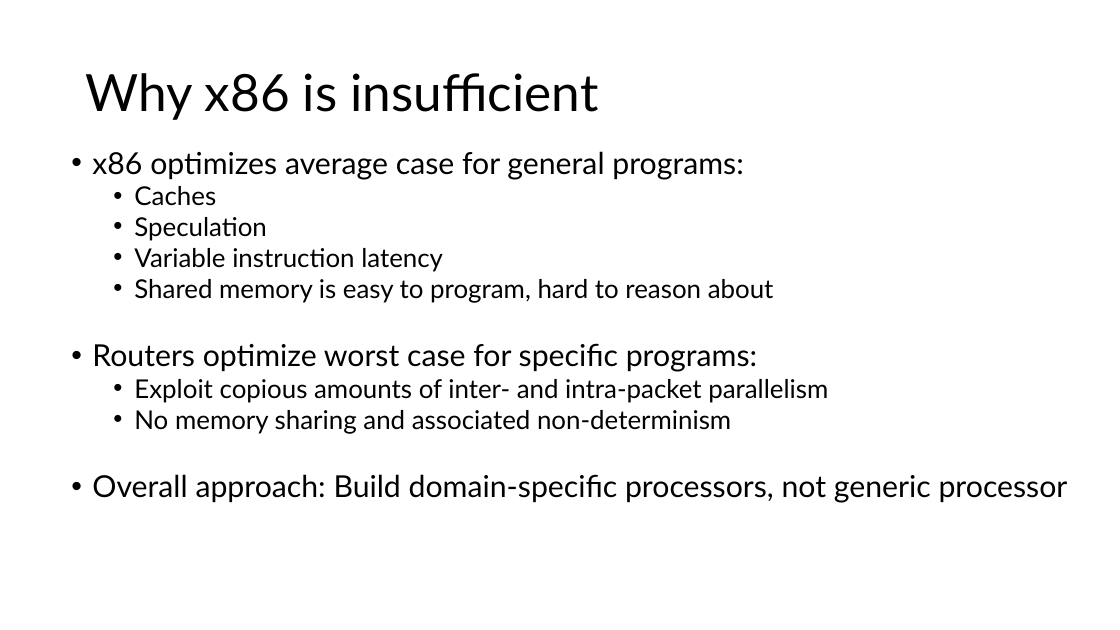
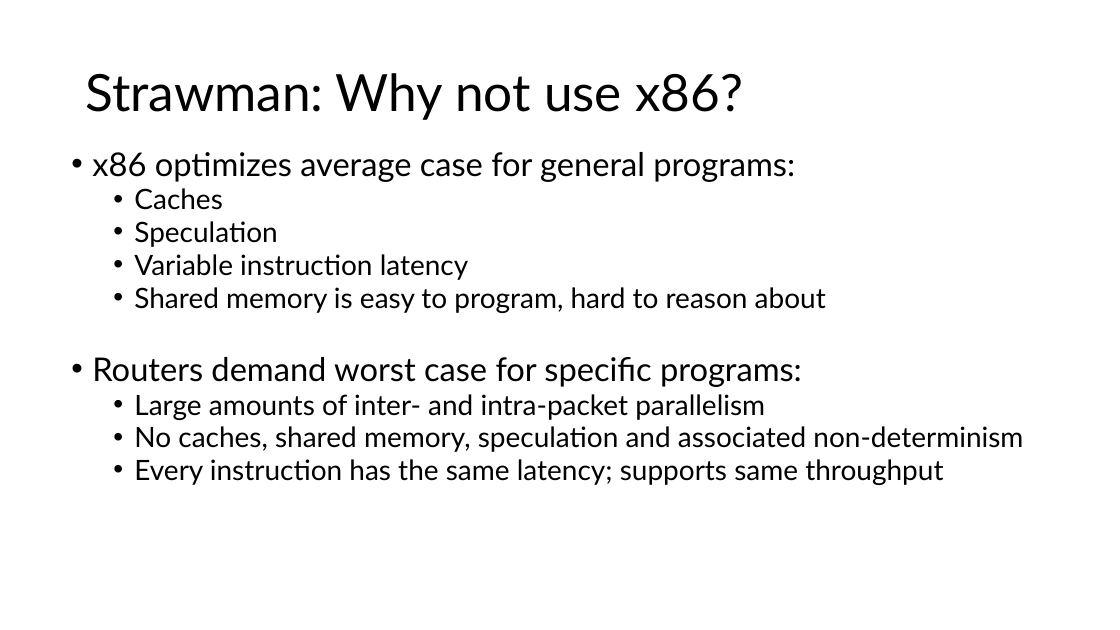
Before and after one commit to anirudhSK/pifo-domino-marple-ppts, a slide deck: slide 11 of combined_domino_pifo.pptx (slide 10 before the commit). Drawn at 1120x630 pixels with LibreOffice and Linux fonts; fonts in the diff are those of the drawing. Boxes give left, top, right and bottom in pixels: in the first picture for what was removed or moved away, otherwise in the second. Text is boxed around its words. In the diff, an @@ line names an element or a change of style, - is before the commit and + after.

```diff
--- a/combined_domino_pifo.pptx
+++ b/combined_domino_pifo.pptx
@@ text at [85,73,743,120]: text changed @@
-Why x86 is insufficient
+Strawman: Why not use x86?
@@ text at [92,152,826,313]: size 25.9 to 28 pt in "x86 optimizes average case for general programs:"; size 22.2 to 24 pt in "Caches", "Speculation", "Variable instruction latency", "Shared memory is easy to program, hard ..." @@
@@ text at [92,357,1023,485]: text changed; size 25.9 to 24 pt @@
-  • Routers optimize worst case for specific programs:
-    • Exploit copious amounts of inter- and intra-packet parallelism
-    • No memory sharing and associated non-determinism
-  • Overall approach: Build domain-specific processors, not generic processor
+  • Routers demand worst case for specific programs:
+    • Large amounts of inter- and intra-packet parallelism
+    • No caches, shared memory, speculation and associated non-determinism
+    • Every instruction has the same latency; supports same throughput
```
Also in this commit, not shown: 14 other slides changed, 4 slides added, 17 slides removed.
